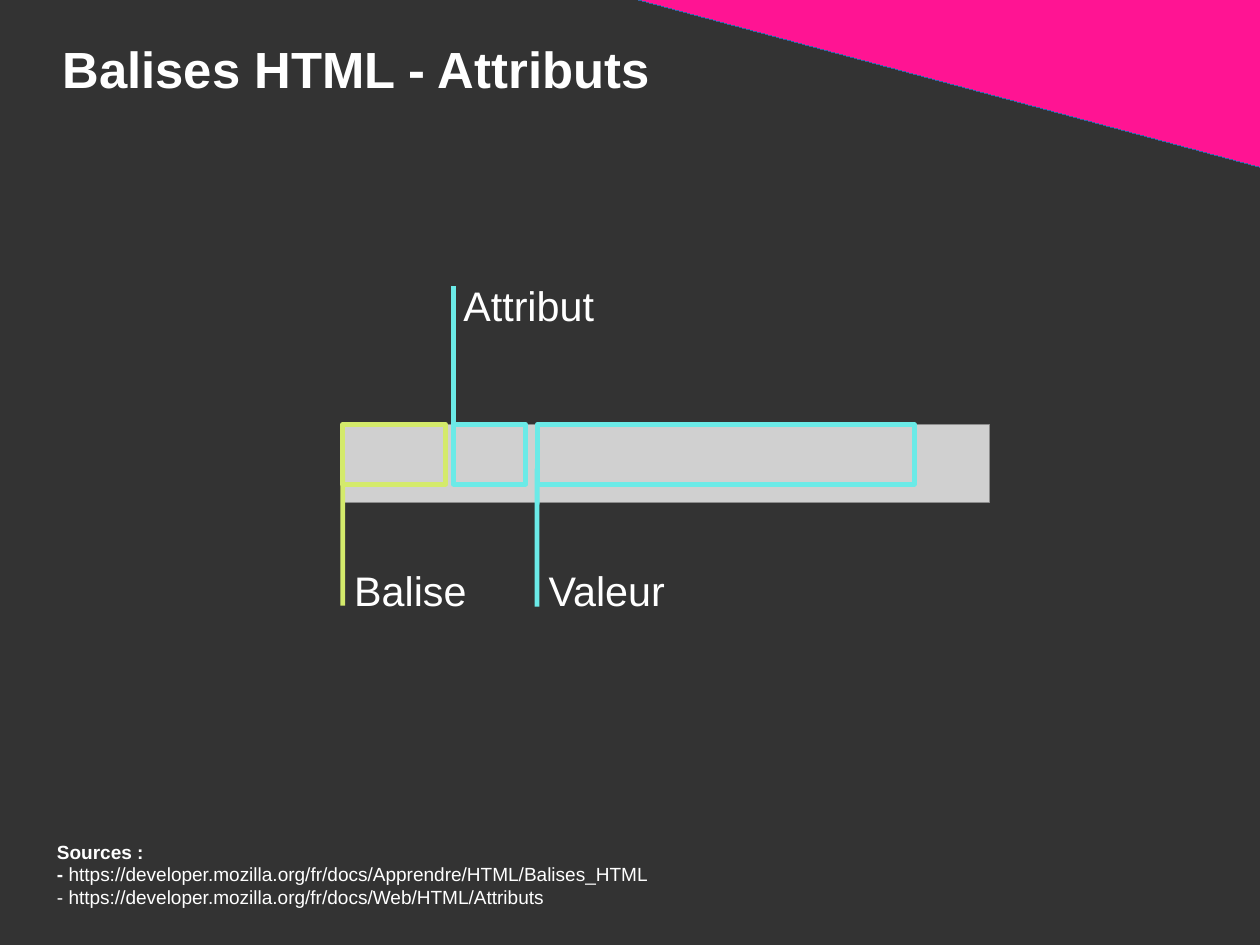
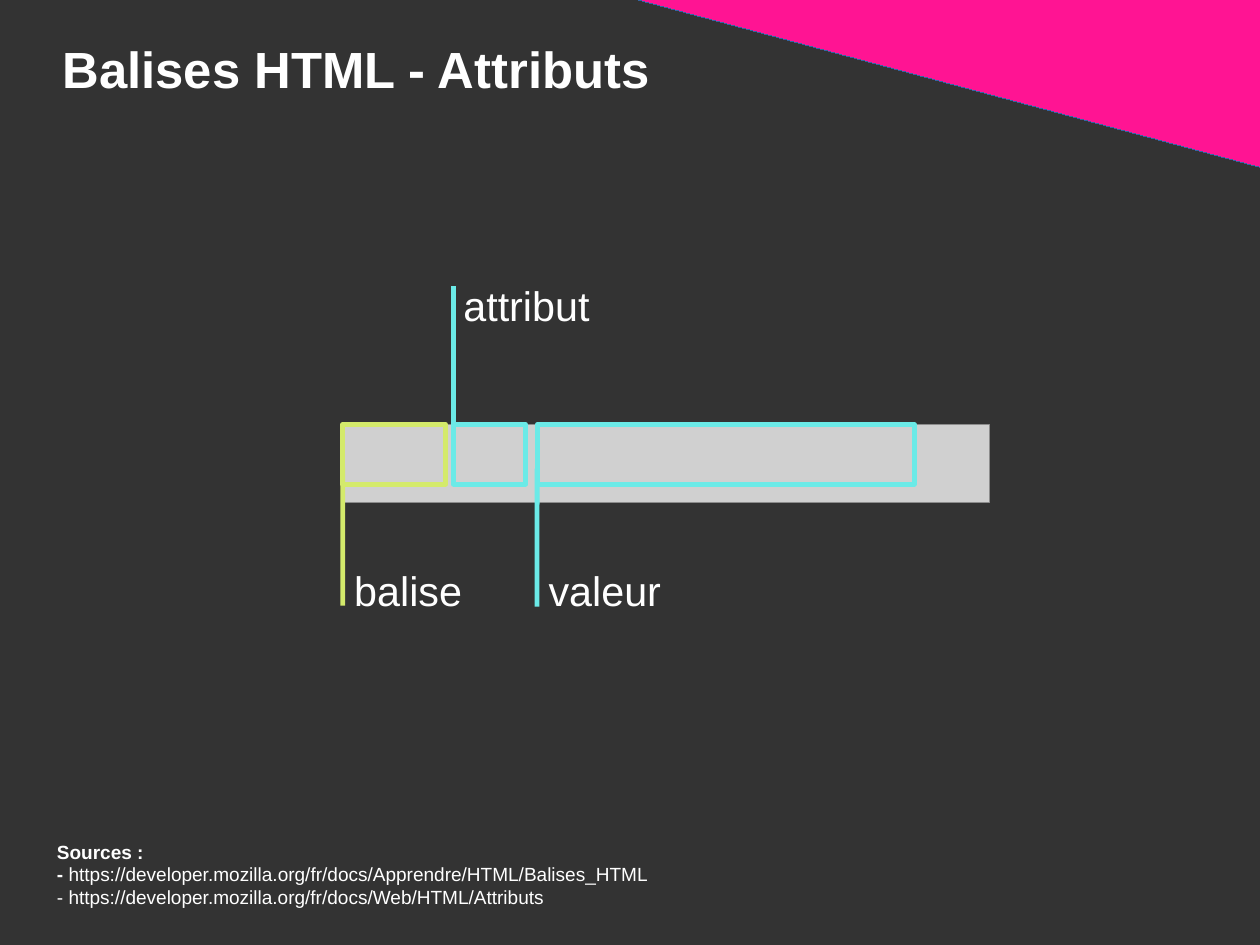
Before and after one commit to DanYellow/presentations, a slide deck: slide 43 of mmi/html/travaux-pratiques/numero-1/presentation.odp. Drawn at 1260x945 pixels with LibreOffice and Linux fonts; fonts in the diff are those of the drawing; grey boxes stand for pictures. Boxes give left, top, right and bottom in pixels: in the first picture for what was removed or moved away, otherwise in the second. Text is boxed around its words. In the diff, an @@ line names an element or a change of style, - is before the commit and + after.

```diff
--- a/mmi/html/travaux-pratiques/numero-1/presentation.odp
+++ b/mmi/html/travaux-pratiques/numero-1/presentation.odp
@@ title at [463, 291, 589, 322]: text changed @@
-Attribut
+attribut
@@ title at [354, 576, 462, 607]: text changed @@
-Balise
+balise
@@ title at [549, 576, 661, 607]: text changed @@
-Valeur
+valeur
```
Also in this commit, not shown: 31 other slides changed, 1 slide added, 9 other files.
